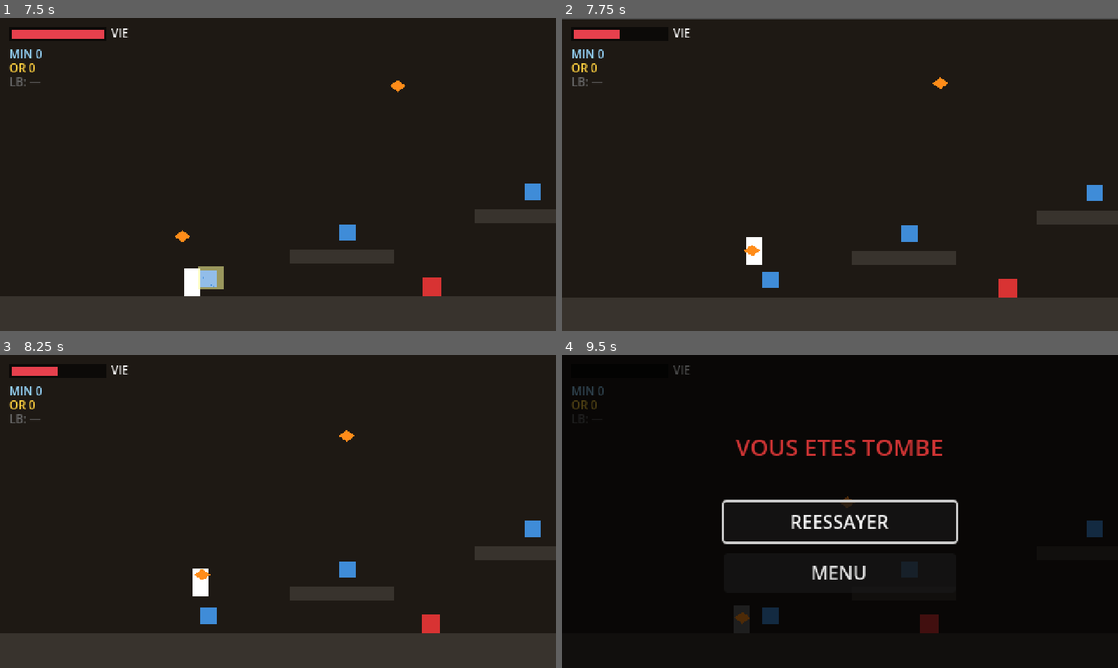
Above: before the commit, frames 1-4 (two rows, left to right).
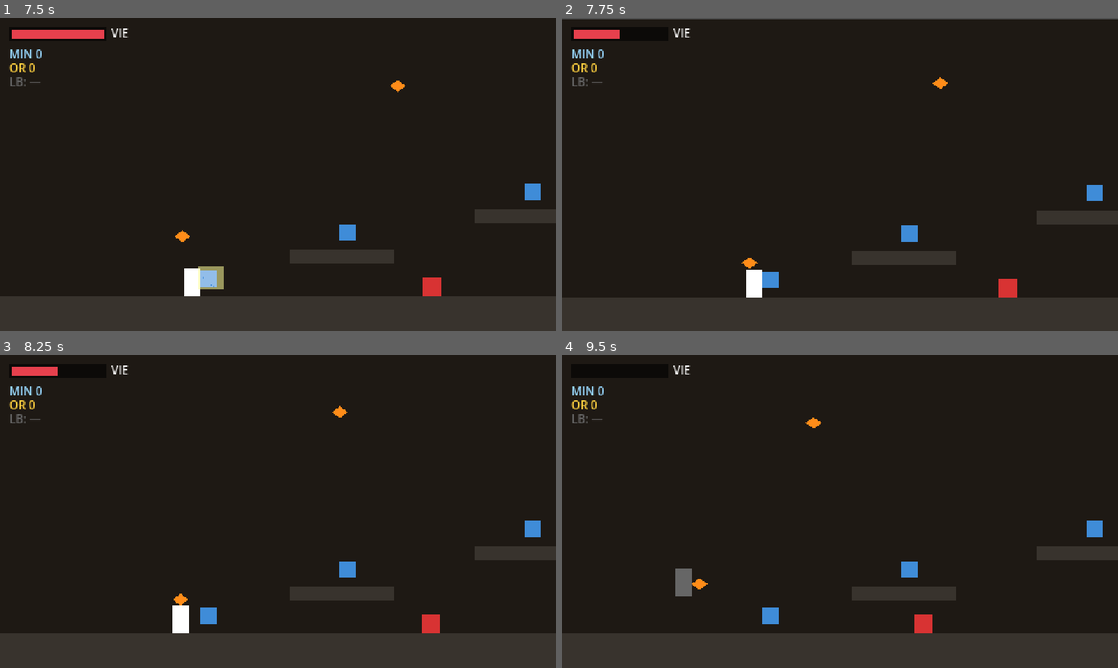
Above: after the commit, the same moments.

Repository: ServOMorph/jeu-pour-nino
Game: Godot game, scene res://scenes/ui/title.tscn
The game is run twice, just before and just after one commit, with the same random seed, the same clock (stepped at 60 frames per second) and the same inputs.
Inputs (mouse positions are in pixels of both pictures, inside the frame that each line leads up to):
- Up to frame 1 (7.5 s): tap Enter (ui_accept) at 0.5 s; move the mouse to (250, 237) at 0.52 s; hold D (move_right) 0.53-2.03 s; click (250, 237) at 0.6 s; tap Space (jump) at 0.77, 0.8, 1.07, 1.35, 1.52, 1.82, 2.3, 3.02, 3.32, 3.6, 3.77, 4.07, 4.52, 4.82, 5.3, 5.85, 6.02, 6.32, 6.77, 6.8, 7.07 s; move the mouse to (444, 221) at 1.27 s; click (444, 221) at 1.55 s; move the mouse to (111, 127) at 2.02 s; hold A (move_left) 2.03-4.28 s; click (111, 127) at 2.1 s; move the mouse to (305, 174) at 2.77 s; click (305, 174) at 2.85 s; move the mouse to (194, 96) at 3.52 s; move the mouse to (400, 158) at 4.27 s; hold D (move_right) from 4.28 s (still down); click (400, 158) at 4.35 s; move the mouse to (166, 190) at 5.02 s; click (166, 190) at 5.1 s; move the mouse to (333, 105) at 5.77 s; click (333, 105) at 6.05 s; move the mouse to (250, 237) at 6.52 s; click (250, 237) at 6.6 s; move the mouse to (444, 221) at 7.27 s; click (444, 221) at 7.35 s
- Up to frame 2 (7.75 s): keep holding D (move_right); tap Space (jump) at 7.52 s
- Up to frame 3 (8.25 s): tap Space (jump) at 7.82, 8.1 s; move the mouse to (111, 464) at 8.02 s; release D (move_right) at 8.03 s; hold A (move_left) from 8.03 s (still down)
- Up to frame 4 (9.5 s): keep holding A (move_left); move the mouse to (867, 511) at 8.77 s; click (867, 511) at 8.85 s; tap Space (jump) at 9.02, 9.32 s

Frame 1 is identical in both runs. In frame 2, 0.5% of the frame differs, in the area x 32-36%, y 70-90%; in frame 3, 0.7%; in frame 4, 16%, in the area x 0-100%, y 3-100%.

Commit message:
close(jeu): session 2026-06-25 — validation v2.1

Diff:
--- a/game/data/level.json
+++ b/game/data/level.json
@@ -58,17 +58,14 @@
     {"type": "ground", "pos": [2200, 232]},
     {"type": "flyer", "pos": [2310, 135]},
     {"type": "ground", "pos": [2450, 232]},
-    {"type": "ground", "pos": [2520, 232]},
-    {"type": "flyer", "pos": [1350, 145]},
-    {"type": "flyer", "pos": [1760, 130]},
-    {"type": "flyer", "pos": [2110, 145]}
+    {"type": "ground", "pos": [2520, 232]}
   ],
   "respawn": {
     "enabled": true,
     "delay": 18.0,
     "retry_delay": 5.0,
     "min_player_distance": 220.0,
-    "max_alive": 12
+    "max_alive": 17
   },
   "ores": [
     [180, 225],
--- a/game/scenes/enemies/enemy_flyer.tscn
+++ b/game/scenes/enemies/enemy_flyer.tscn
@@ -10,7 +10,7 @@
 
 [node name="EnemyFlyer" type="CharacterBody2D"]
 collision_layer = 4
-collision_mask = 1
+collision_mask = 3
 script = ExtResource("1")
 max_hp = 3
 contact_damage = 1
--- a/game/scenes/enemies/enemy_ground.tscn
+++ b/game/scenes/enemies/enemy_ground.tscn
@@ -10,7 +10,7 @@
 
 [node name="EnemyGround" type="CharacterBody2D"]
 collision_layer = 4
-collision_mask = 1
+collision_mask = 3
 script = ExtResource("1")
 max_hp = 5
 contact_damage = 1
--- a/game/scenes/player/player.tscn
+++ b/game/scenes/player/player.tscn
@@ -14,7 +14,7 @@
 
 [node name="Player" type="CharacterBody2D"]
 collision_layer = 2
-collision_mask = 1
+collision_mask = 5
 script = ExtResource("1")
 
 [node name="Visual" type="Polygon2D" parent="."]
--- a/game/scripts/dev.gd
+++ b/game/scripts/dev.gd
@@ -2,3 +2,4 @@
 
 var spawn := ""
 var dev_resources := 0
+var infinite_hp := false
--- a/game/scripts/level.gd
+++ b/game/scripts/level.gd
@@ -180,6 +180,7 @@
 	if _ended or _boss_started:
 		return
 	if _living_enemies >= int(respawn["max_alive"]):
+		get_tree().create_timer(float(respawn["retry_delay"])).timeout.connect(_try_respawn_enemy.bind(cfg))
 		return
 	if player and is_instance_valid(player):
 		var pos := _vec2(cfg["pos"])
--- a/game/scripts/player.gd
+++ b/game/scripts/player.gd
@@ -50,6 +50,7 @@
 var _invuln          := 0.0
 var _hurt_stun       := 0.0
 var _dead            := false
+var _air_sprint      := false
 
 var _player_cfg:      Dictionary = {}
 var _weapon_cfg:      Dictionary = {}
@@ -145,19 +146,22 @@
 	else:
 		visual.color = Color(1, 1, 1)
 
-	if is_on_floor():
+	var on_floor := is_on_floor()
+	if on_floor:
 		_coyote = coyote_time
+		_air_sprint = false
 	else:
 		_coyote = max(0.0, _coyote - delta)
 	_jump_buffer = max(0.0, _jump_buffer - delta)
 	if Input.is_action_just_pressed("jump"):
 		_jump_buffer = jump_buffer_time
 
-	if not is_on_floor():
+	if not on_floor:
 		var g := gravity if velocity.y < 0.0 else fall_gravity
 		velocity.y = min(velocity.y + g * delta, max_fall)
 
 	if _jump_buffer > 0.0 and _coyote > 0.0:
+		_air_sprint = on_floor and Input.is_action_pressed("sprint")
 		velocity.y = jump_velocity
 		_jump_buffer = 0.0
 		_coyote = 0.0
@@ -186,8 +190,10 @@
 	else:
 		var dir := Input.get_axis("move_left", "move_right")
 		if dir != 0.0:
-			var a := accel if is_on_floor() else air_accel
-			var target_speed := sprint_speed if is_on_floor() and Input.is_action_pressed("sprint") else speed
+			var moving_on_floor := is_on_floor()
+			var a := accel if moving_on_floor else air_accel
+			var sprinting := (moving_on_floor and Input.is_action_pressed("sprint")) or (not moving_on_floor and _air_sprint)
+			var target_speed := sprint_speed if sprinting else speed
 			velocity.x = move_toward(velocity.x, dir * target_speed, a * delta)
 		else:
 			velocity.x = move_toward(velocity.x, 0.0, friction * delta)
@@ -233,6 +239,8 @@
 
 func take_damage(amount: int, knockback: Vector2) -> void:
 	if _dead or _invuln > 0.0:
+		return
+	if Dev.infinite_hp:
 		return
 	hp = max(0, hp - max(1, amount - damage_reduction))
 	health_changed.emit(hp, max_hp)
--- a/game/scripts/title.gd
+++ b/game/scripts/title.gd
@@ -9,6 +9,7 @@
 var _state    := State.MAIN
 var _selected := 0
 var _dev_res  := false
+var _dev_hp   := false
 var _started  := false
 var _a_was    := true
 
@@ -18,7 +19,7 @@
 var _dev_labels:  Array[Label] = []
 
 const MAIN_ENTRIES := ["JOUER", "MODE DEV"]
-const DEV_ENTRIES  := ["[ ] 100 MIN", "JOUER", "ATELIER", "TEST BOSS", "RETOUR"]
+const DEV_ENTRIES  := ["[ ] 100 MIN", "[ ] VIE INF", "JOUER", "ATELIER", "TEST BOSS", "RETOUR"]
 
 func _ready() -> void:
 	var bg := ColorRect.new()
@@ -118,14 +119,16 @@
 					COLOR_SELECTED if i == _selected else COLOR_IDLE)
 		State.DEV:
 			for i in _dev_labels.size():
-				var is_toggle := i == 0
+				var is_toggle := i <= 1
 				if is_toggle:
-					_dev_labels[i].text = "[X] 100 MIN" if _dev_res else "[ ] 100 MIN"
+					var enabled := _dev_res if i == 0 else _dev_hp
+					var label := "100 MIN" if i == 0 else "VIE INF"
+					_dev_labels[i].text = ("[X] %s" if enabled else "[ ] %s") % label
 					var col: Color
 					if i == _selected:
-						col = COLOR_TOGGLE_ON if _dev_res else COLOR_SELECTED
+						col = COLOR_TOGGLE_ON if enabled else COLOR_SELECTED
 					else:
-						col = COLOR_TOGGLE_ON if _dev_res else COLOR_IDLE
+						col = COLOR_TOGGLE_ON if enabled else COLOR_IDLE
 					_dev_labels[i].add_theme_color_override("font_color", col)
 				else:
 					_dev_labels[i].add_theme_color_override("font_color",
@@ -169,10 +172,11 @@
 		State.DEV:
 			match _selected:
 				0: _dev_res = not _dev_res; _refresh()
-				1: _start_game("", 100 if _dev_res else 0)
-				2: _start_game("atelier", 100 if _dev_res else 0)
-				3: _start_game("boss", 0)
-				4: _show_main()
+				1: _dev_hp = not _dev_hp; _refresh()
+				2: _start_game("", 100 if _dev_res else 0)
+				3: _start_game("atelier", 100 if _dev_res else 0)
+				4: _start_game("boss", 0)
+				5: _show_main()
 
 func _start_game(spawn: String, resources: int) -> void:
 	if _started:
@@ -180,4 +184,5 @@
 	_started = true
 	Dev.spawn = spawn
 	Dev.dev_resources = resources
+	Dev.infinite_hp = _dev_hp
 	get_tree().change_scene_to_file("res://scenes/levels/biome1.tscn")
Not shown, changed: CHANGELOG.md
Not shown, changed: README.md
Not shown, changed: _contexte/archive_decisions.md
Not shown, changed: _contexte/contexte.md
Not shown, changed: _contexte/signals.md
Not shown, changed: roadmap.md
